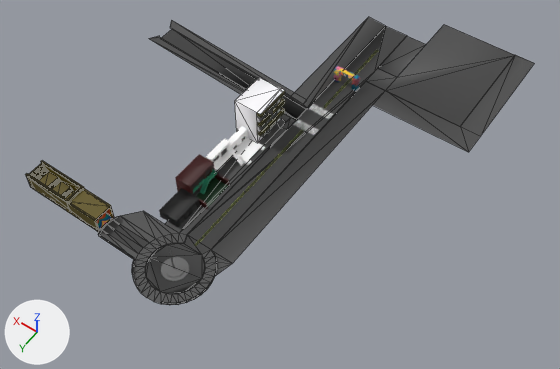
The glTF model Assets/San Nicolas/Costanera/ESCALERAS DEL REGATAS.glb: old version first, new version second.
Rendered twice from a 50 mm camera at (-220.3, 137.2, 327.8) aimed at (-62.2, -84.0, -19.9). Arrows for +X, +Y and +Z are at lower left; the lights stay in place. The picture after the commit comes second. Mesh edges are drawn as thin lines on the coarser meshes. Where no turn or scale is listed for an object, it has been applied to the vertices. Vertices at exactly the same position are counted once.

Objects in the first picture: 'Calle y Vereda', 'Circle.001', 'Edificio-1', 'Edificio-2', 'Edificio-3', 'Edificio-4', 'Escalinata' and 4 more.
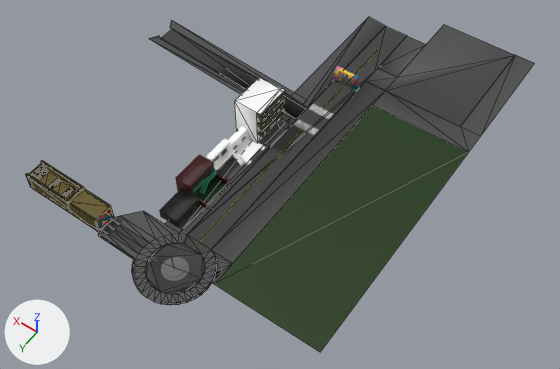
Boxes (x1, y1, x2, y2) around the edits, measured in the pictures (560 x 369 px):
'Calle y Vereda', reshaped (16% taller): before (97, 17, 534, 305); after (97, 17, 534, 352)
part 1 of me_plane_001, added: after (212, 105, 468, 352)

The change in detail:
Material 'Cesped' (mat_cesped) is new.
Its base color is (0.00916, 0.0359, 0.0) (dark green #183500).
me_plane_001 is used by ob_calle_y_vereda; location (-27.9, -46.5, -2.4).
Verts and faces of me_plane_001; kept vertices keep their numbers, new ones are numbered from 177.
Before the commit, vertices of me_plane_001: 96 (-48.0, 38.0, -3.0) at pixel (214, 276), 97 (-50.0, 42.0, -3.0) at pixel (211, 282), 158 (-51.0, 27.0, -3.0) at pixel (232, 263), 173 (-51.0, -108.0, -3.0) at pixel (372, 105), 176 (-114.0, -108.0, -3.0) at pixel (468, 152).
me_plane_001 had 177 vertices, 263 faces and spanned x -114.0..87.0, y -197.0..67.0, z -4.0..7.0.
me_plane_001 now has 179 vertices, 268 faces and spans x -114.0..87.0, y -197.0..67.0, z -4.0..7.0.
Part 1, on me_plane_001:
New vertex 177 is at (-51.0, 42.0, -3.0), pixel (214, 284).
New vertex 178 is at (-114.0, 42.0, -3.0), pixel (320, 352).
New faces: (96, 177, 158), (158, 177, 173), (96, 177, 97) (mat_vereda (dark grey #4a4a4a)).
New faces: (173, 177, 176), (176, 177, 178) (mat_cesped (dark green #183500)).
me_plane_001 gains material mat_cesped (dark green #183500).
